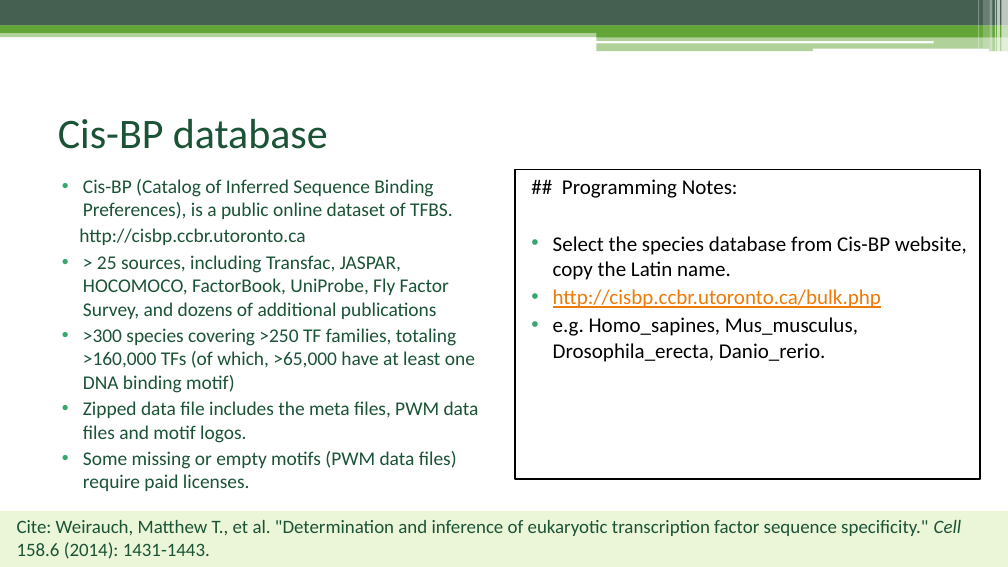
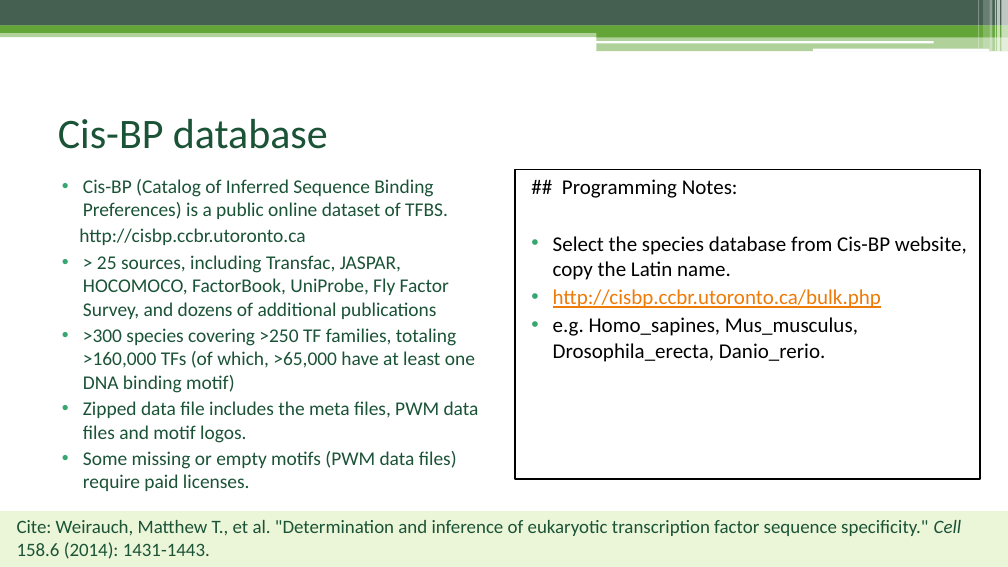
Before and after one commit to Danko-Lab/rtfbs_db, a slide deck: slide 3 of rtfbsdb-ppt.pptx. Drawn at 1008x567 pixels with LibreOffice and Linux fonts; fonts in the diff are those of the drawing. Boxes give left, top, right and bottom in pixels: in the first picture for what was removed or moved away, otherwise in the second. Text is boxed around its words. In the diff, an @@ line names an element or a change of style, - is before the commit and + after.

```diff
--- a/rtfbsdb-ppt.pptx
+++ b/rtfbsdb-ppt.pptx
@@ text at (83,179,448,219): text changed @@
-• Cis-BP (Catalog of Inferred Sequence Binding Preferences), is a public online dataset of TFBS.
+• Cis-BP (Catalog of Inferred Sequence Binding Preferences) is a public online dataset of TFBS.
```
Also in this commit, not shown: 8 other slides changed.
